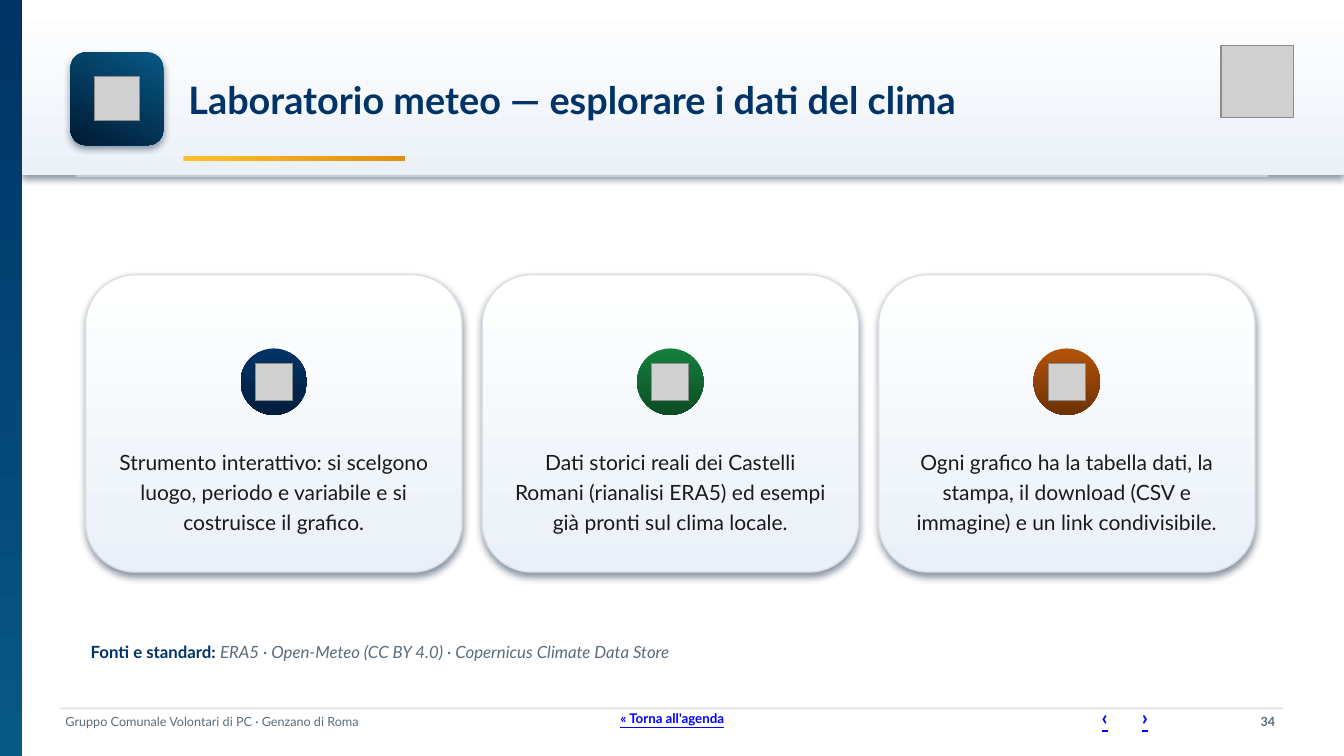
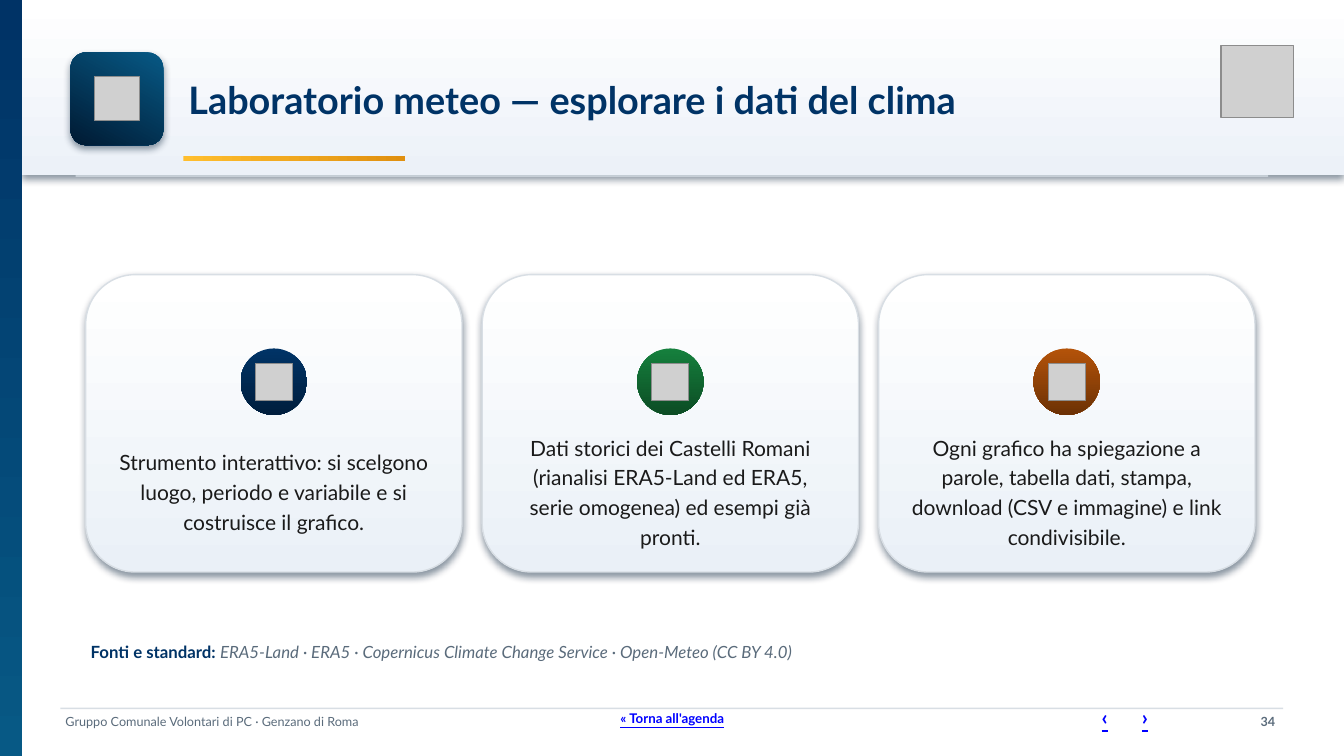
Before and after one commit to SviluppoItaliaDigitale/sito-pc-genzano, a slide deck: slide 34 of static/manuali/presentazione-struttura-sito.pptx. Drawn at 1344x756 pixels with LibreOffice and Linux fonts; fonts in the diff are those of the drawing; grey boxes stand for pictures. Boxes give left, top, right and bottom in pixels: in the first picture for what was removed or moved away, otherwise in the second. Text is boxed around its words. In the diff, an @@ line names an element or a change of style, - is before the commit and + after.

Commit message:
Spiegazioni sotto i grafici del Laboratorio meteo e serie climatica omogenea (#1400)
Spiegazione a parole sotto ogni grafico del Laboratorio meteo e nella pagina delle mappe raccontate; dati climatici di Genzano su serie omogenea ERA5-Land/ERA5 (modello era5_seamless) con pagine, schede, dossier e open data riallineati; correzioni di fatti e fonti (IPCC sul Mediterraneo, maltempo del 4 gennaio 2026, foto di Barga, perdite idriche ISTAT, bollettino di Roma); asse dei grafici su numeri tondi; social solo per gli articoli aggiunti.

```diff
--- a/static/manuali/presentazione-struttura-sito.pptx
+++ b/static/manuali/presentazione-struttura-sito.pptx
@@ text at bbox=[530, 440, 811, 549]: text changed @@
-Dati storici reali dei Castelli Romani (rianalisi ERA5) ed esempi già pronti sul clima locale.
+Dati storici dei Castelli Romani (rianalisi ERA5-Land ed ERA5, serie omogenea) ed esempi già pronti.
@@ text at bbox=[912, 440, 1221, 545]: text changed @@
-Ogni grafico ha la tabella dati, la stampa, il download (CSV e immagine) e un link condivisibile.
+Ogni grafico ha spiegazione a parole, tabella dati, stampa, download (CSV e immagine) e link condivisibile.
@@ text at bbox=[91, 645, 792, 661]: text changed @@
-Fonti e standard: ERA5 · Open-Meteo (CC BY 4.0) · Copernicus Climate Data Store
+Fonti e standard: ERA5-Land · ERA5 · Copernicus Climate Change Service · Open-Meteo (CC BY 4.0)
```
Also in this commit, not shown: 56 other files.
